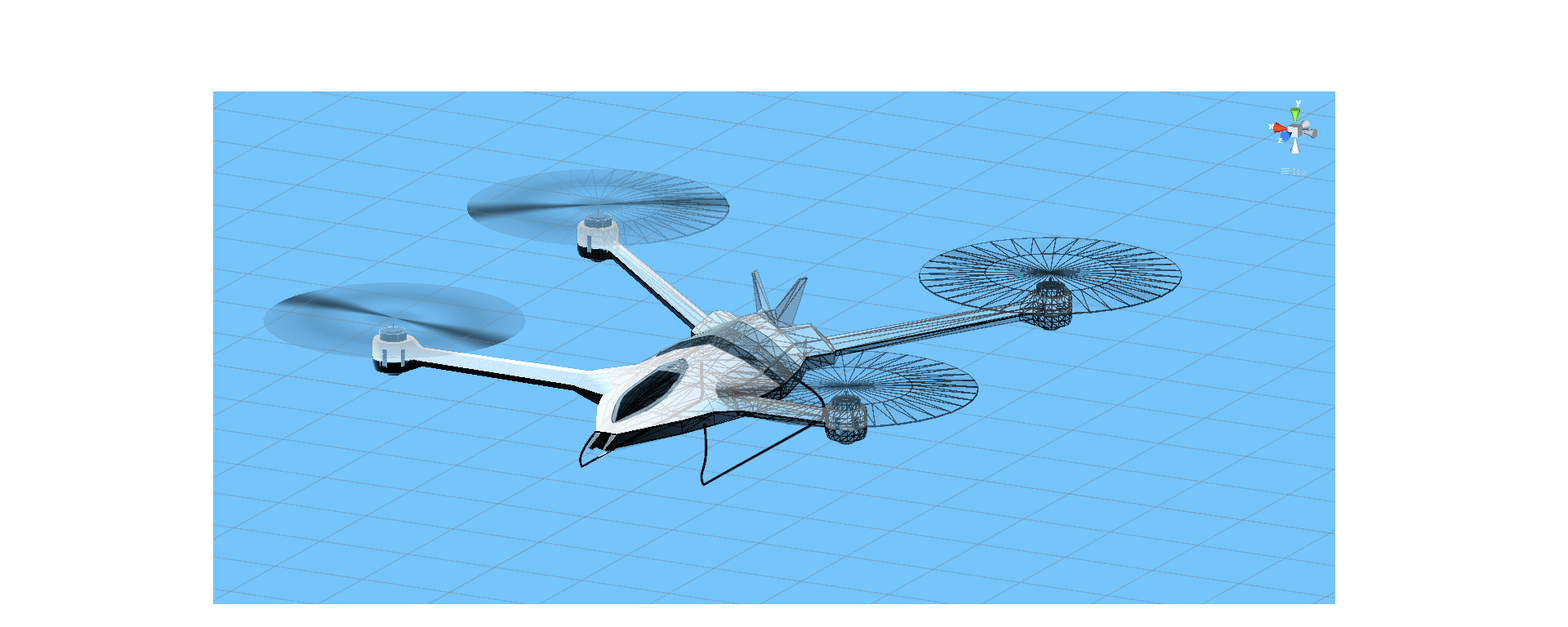
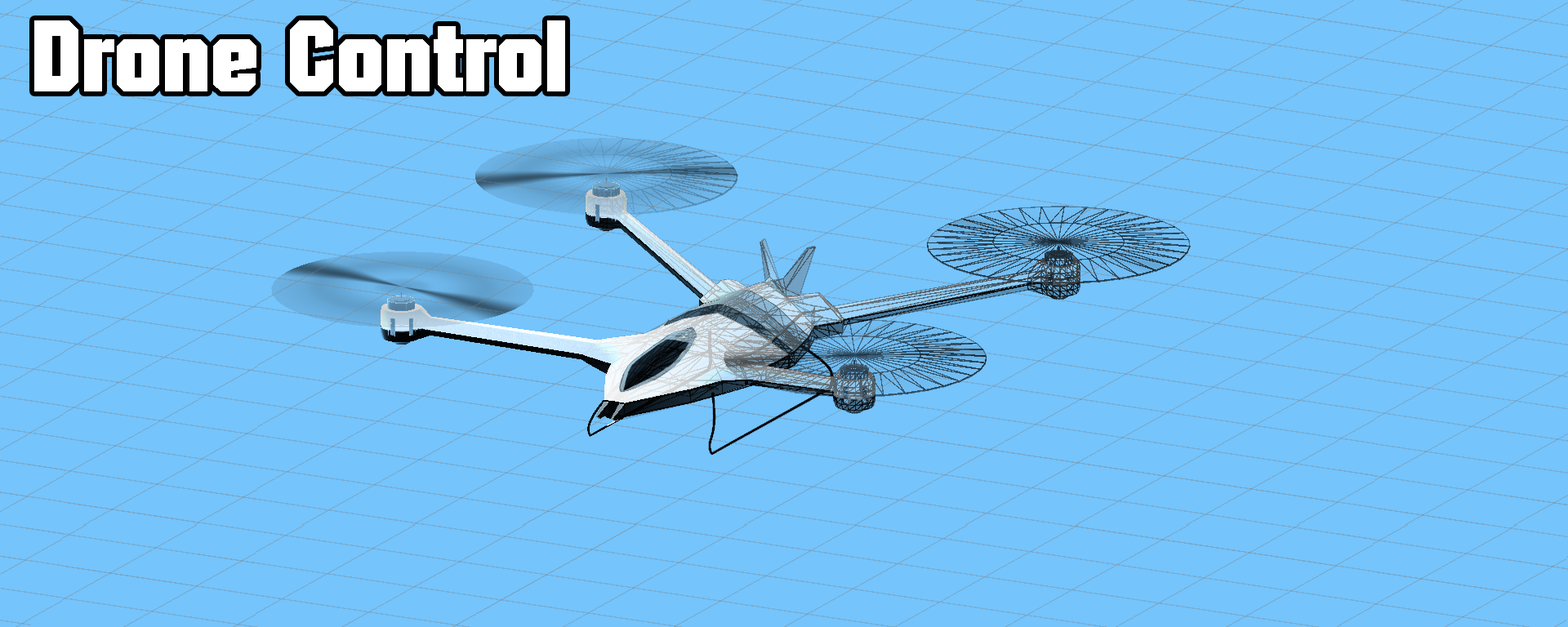
The second 1568 × 627 image is a revision of the first. Changes to its layers:
added layer "Drone Control" above "Layer 2" over [52,20,548,92]
painted on "Layer 2", unmasked it over [0,0,1568,627]
removed layer "Layer 4" over [213,91,1336,605]
painted on "Background" over [0,0,1568,627]
